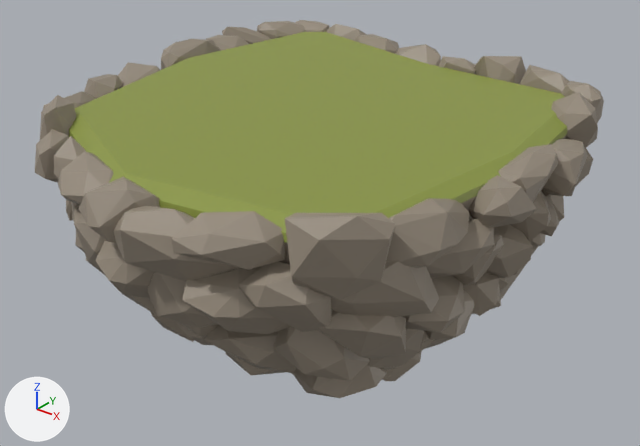
What one commit did to the Blender file assets/models/environment/island.blend.
Before and after are seen from a 50 mm camera at (33.7, -44.3, 18.3) aimed at (-1.9, 0.2, -9.3). Every picture has the same lights, and +X, +Y and +Z are marked at lower left.

Objects in the first picture: 'Island'.
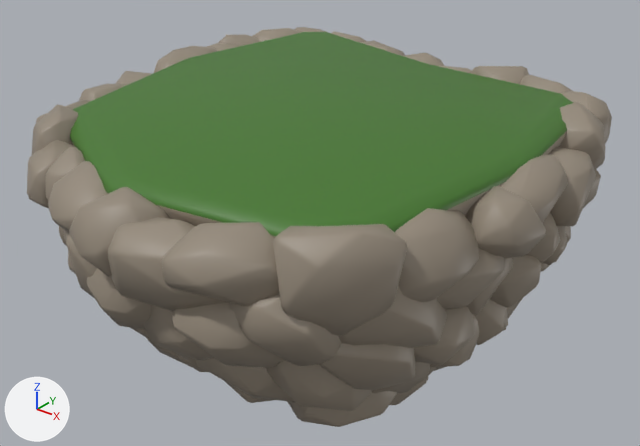
What differs and where, as boxes [x1, y1, x2, y2] in the pictures (640 x 446 px; the box of a moved part takes in the faces that stretch with it):
'Island', reshaped, surface changed: before [35, 20, 604, 398]; after [27, 27, 612, 427]
part 1 of me_island_158, moved or reshaped: before [35, 20, 604, 398]; after [27, 27, 612, 427]
part 2 of me_island_158, surface changed: before [69, 32, 567, 264]; after [70, 32, 574, 238]

What the commit changed:
me_island_158 is used by ob_island; location (0.0, 0.0, 0.0).
me_island_158 had 2282 vertices, 3744 faces and spanned x -19.7..16.0, y -20.2..17.8, z -22.9..1.2.
me_island_158 now has 2282 vertices, 3744 faces and spans x -20.4..16.7, y -20.9..18.5, z -24.8..0.6.
me_island_158 part 1: 2186 of 2282 vertices moved; they spanned x -19.7..16.0, y -20.2..17.8, z -22.9..1.2 and now span x -20.4..16.7, y -20.9..18.5, z -24.8..0.6; mean shift (0.0, 0.0, -1.3); largest move (-11.3, -7.0, -8.9) -> (-11.2, -7.1, -10.9).
me_island_158 part 2: texture (UV) coordinates of 3744 of 3744 faces, centred in x -19.4..15.7, y -20.0..17.4, z -22.6..1.1, changed; they spanned u 0.02..0.38, v 0.78..0.92 and now span u 0.02..0.03, v 0.77..0.92.
